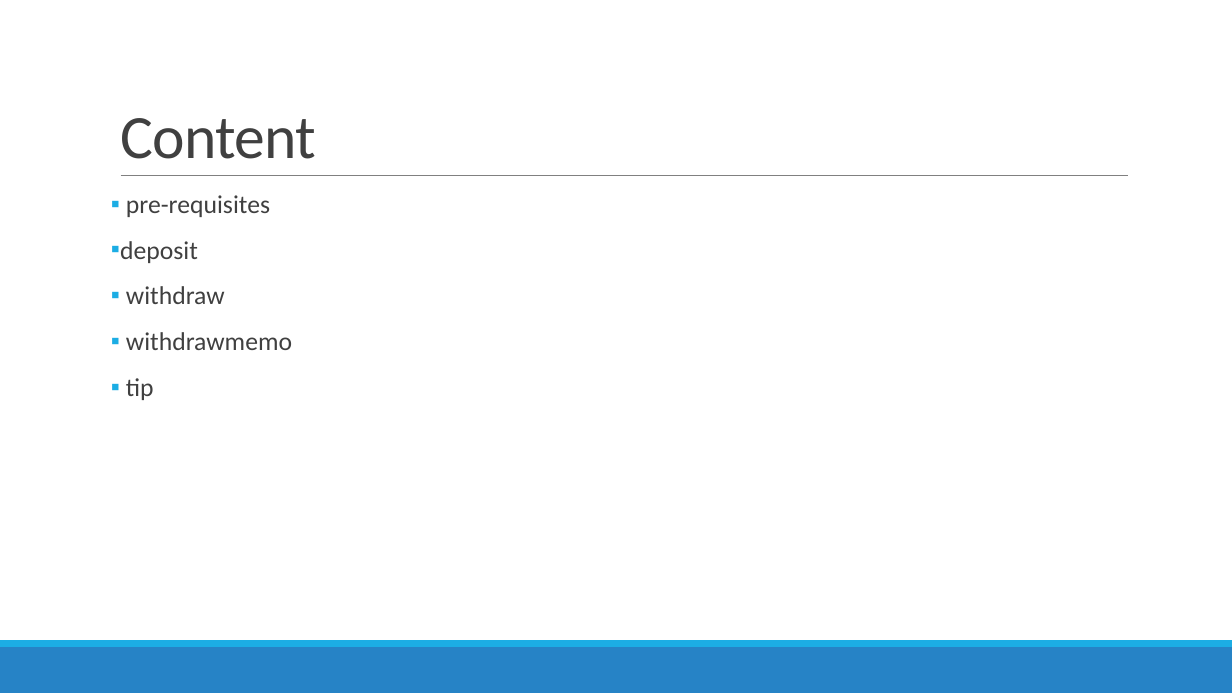
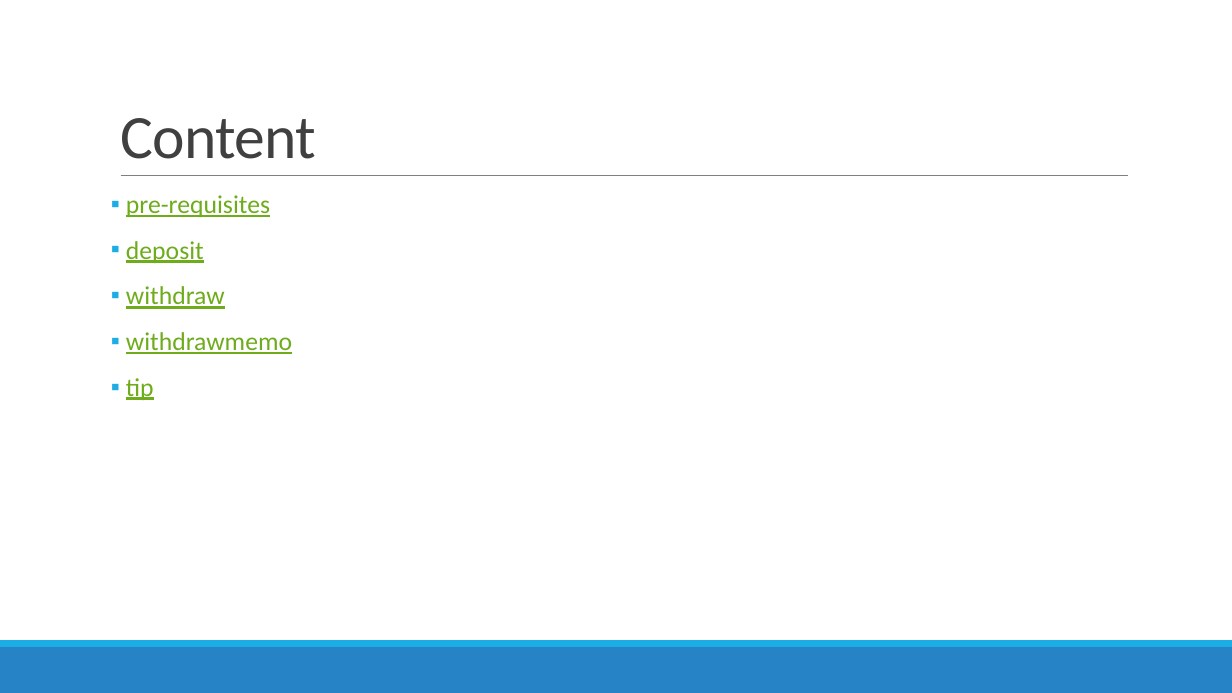
Before and after one commit to abhi3700/tipuser_bot, a slide deck: slide 2 of output/testing_report.pptx. Drawn at 1232x693 pixels with LibreOffice and Linux fonts; fonts in the diff are those of the drawing. Boxes give left, top, right and bottom in pixels: in the first picture for what was removed or moved away, otherwise in the second. Text is boxed around its words. In the diff, an @@ line names an element or a change of style, - is before the commit and + after.

```diff
--- a/output/testing_report.pptx
+++ b/output/testing_report.pptx
@@ text "pre-requisites" at (x1=126, y1=195, x2=292, y2=400): text colour #404040 to #6EAC1C, underline on @@
```
Also in this commit, not shown: 5 other slides changed, 1 other file.
